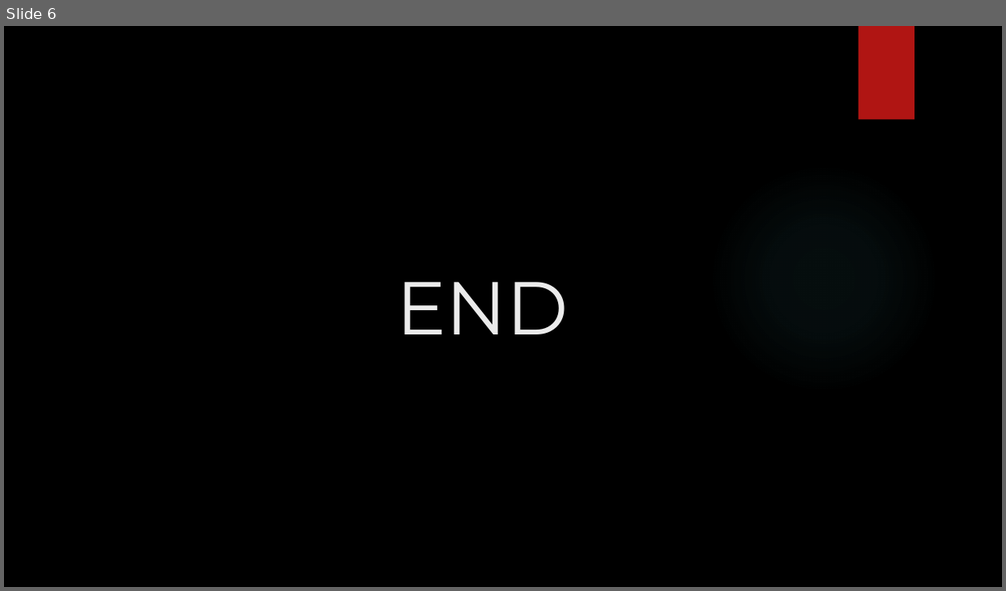
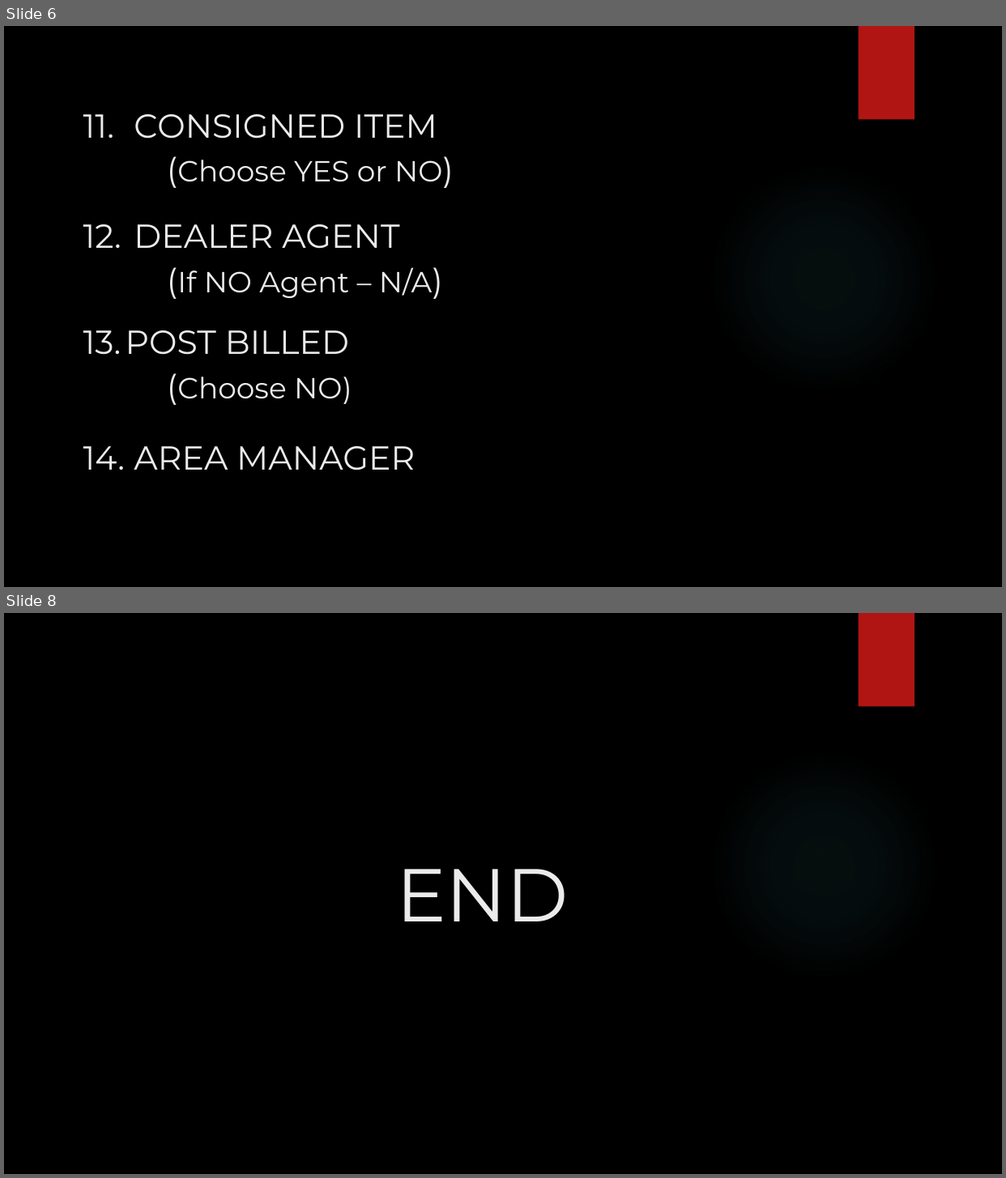
Before and after one commit to itsC0ffee/Goldrich-Repository, a slide deck: UDF FORE SALES ORDER AR INVOICE ORDER TYPE.pptx. Shown one above the other, each under a label of ours: slide 6 before the commit, slides 6 and 8 after it; the slides between them are not shown. The pictures are 1006x591 and 1006x1178 pixels, drawn with LibreOffice and Linux fonts; fonts in the diff are those of the drawing; background and template pictures are left out. Boxes give left, top, right and bottom in pixels: in the first picture for what was removed or moved away, otherwise in the second. Text is boxed around its words. In the diff, an @@ line names an element or a change of style, - is before the commit and + after.

```diff
--- a/UDF FORE SALES ORDER AR INVOICE ORDER TYPE.pptx
+++ b/UDF FORE SALES ORDER AR INVOICE ORDER TYPE.pptx
@@ slide 6 added at (4,26,1002,587), background picture (left out); not listed: 2 template elements that a slide beside it also shows @@
@@ text added at (134,114,437,139), 32 pt, text #EBEBEB @@
+11. CONSIGNED ITEM
@@ text added at (177,160,442,182), 28 pt, text #EBEBEB @@
+(Choose YES or NO)
@@ text added at (134,224,399,249), 32 pt, text #EBEBEB @@
+12. DEALER AGENT
@@ text added at (177,267,432,298), 28 pt, text #EBEBEB @@
+(If NO Agent – N/A)
@@ text added at (126,331,349,355), 32 pt, text #EBEBEB @@
+13. POST BILLED
@@ text added at (177,377,352,404), 28 pt, text #EBEBEB @@
+(Choose NO)
@@ text added at (134,446,415,471), 32 pt, text #EBEBEB @@
+14. AREA MANAGER
@@ what was slide 6 is now slide 8 @@
```
Also in this commit, not shown: 3 slides changed, 3 other slides added, 2 slides removed, 1 other file.
